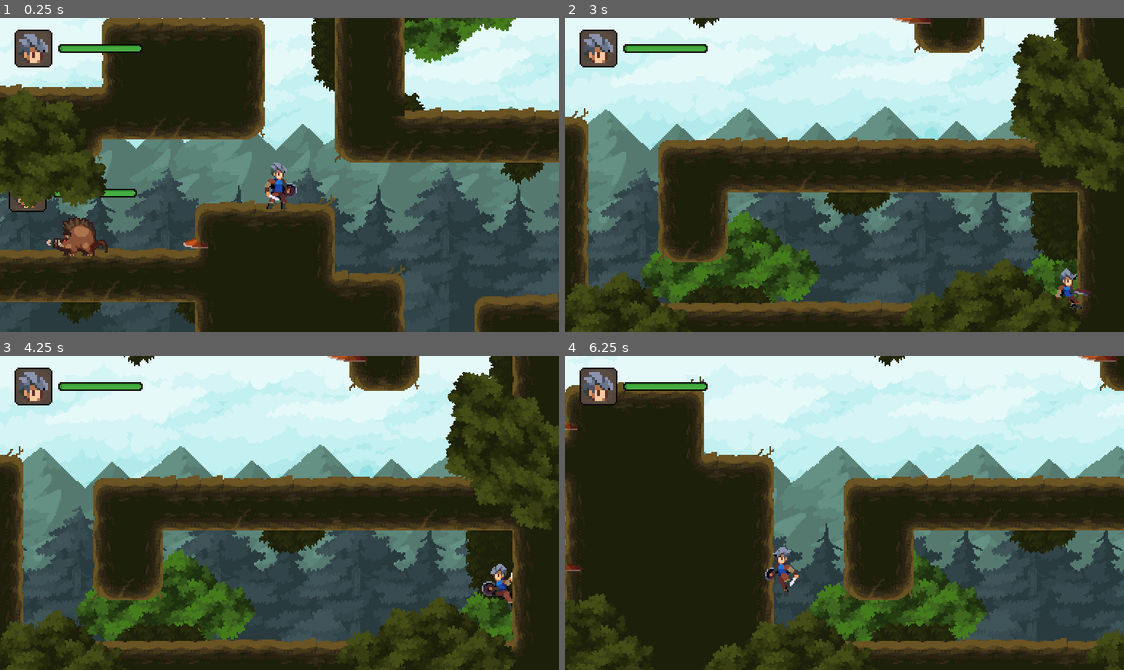
Above: before the commit, frames 1-4 (two rows, left to right).
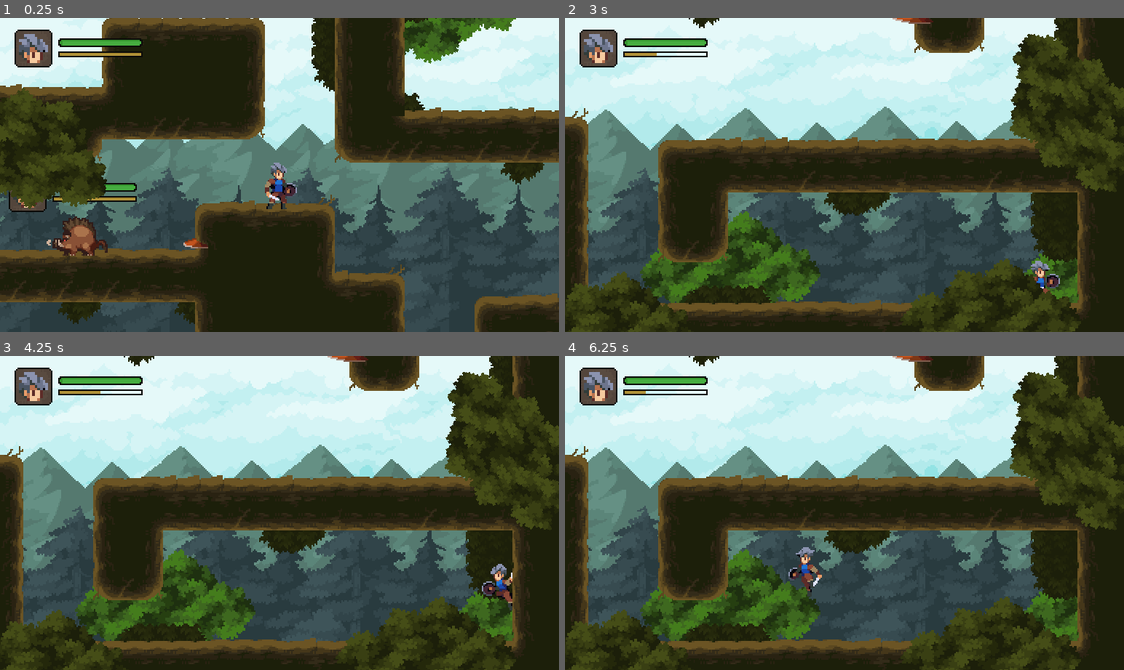
Above: after the commit, the same moments.

Repository: ukagaka/rpg-adventure
Game: Godot game, scene res://world.tscn
Same seed, same stepped clock (60 frames per second), same inputs: the game is played once before the commit and once after it.
Inputs:
- Up to frame 1 (0.25 s): no input
- Up to frame 2 (3 s): hold Z (slide) 0.53-1.28 s; hold Right (move_right) 0.53-2.03 s; tap Space (jump) at 0.77, 1.52 s; tap A (attack) at 1.35 s; tap Z (slide) at 1.55, 2.85 s; hold Left (move_left) 2.03-2.78 s; hold Z (slide) 2.03-2.78 s; hold Right (move_right) from 2.78 s (still down)
- Up to frame 3 (4.25 s): keep holding Right (move_right); tap Space (jump) at 3.02, 3.77 s; hold A (attack) from 3.53 s (still down); tap Z (slide) at 3.8 s
- Up to frame 4 (6.25 s): release Right (move_right) at 4.28 s; release A (attack) at 4.28 s; hold Left (move_left) 4.28-5.03 s; tap Z (slide) at 4.35, 6.05 s; tap Space (jump) at 4.52, 6.02 s; hold Right (move_right) 5.03-5.78 s; hold Z (slide) 5.03-5.78 s; hold Left (move_left) from 5.78 s (still down); tap A (attack) at 5.85 s

The runs differ from the first frame. In frame 1, 1.2% of the frame differs, in the area x 9-26%, y 6-59%; in frame 2, 1.3%; in frame 3, 0.8%; in frame 4, 58%, in the area x 0-100%, y 0-100%.

Commit message:
14:交互-体力条功能

Diff:
--- a/classes/Stats.gd
+++ b/classes/Stats.gd
@@ -3,8 +3,12 @@
 class_name Stats
 
 signal health_changed
+signal energy_changed
 
 @export var max_health:int = 3
+@export var max_energy: float = 10
+@export var energy_regen: float = 0.8
+
 @onready var health: int = max_health:
 	set(v):
 		v = clampi(v, 0, max_health)
@@ -12,3 +16,14 @@
 			return
 		health = v
 		health_changed.emit()
+
+@onready var energy: float = max_energy:
+	set(v):
+		v = clampf(v, 0, max_energy)
+		if energy == v:
+			return
+		energy = v
+		energy_changed.emit()
+
+func _process(delta: float) -> void:
+	energy += energy_regen * delta
--- a/player.gd
+++ b/player.gd
@@ -34,6 +34,7 @@
 const KNOCKBACK_AMOUNT := 512.0
 const SLIDING_DURATION := 0.3
 const SLIDING_SPEED := 256.0
+const SLIDING_ENERGY := 4.0
 const LANDING_HEIGHT := 100.0
 
 var default_gravity := ProjectSettings.get("physics/2d/default_gravity") as float
@@ -153,6 +154,8 @@
 
 func should_slide() -> bool:
 	if slide_request_timer.is_stopped():
+		return false
+	if stats.energy < SLIDING_ENERGY:
 		return false
 	return not foot_checker.is_colliding()
 
@@ -317,6 +320,7 @@
 		State.SLIDING_START:
 			animation_player.play("sliding_start")
 			slide_request_timer.stop()
+			stats.energy -= SLIDING_ENERGY
 		State.SLIDING_LOOP:
 			animation_player.play("sliding_loop")
 		State.SLIDING_END:
--- a/ui/status_panel.gd
+++ b/ui/status_panel.gd
@@ -2,16 +2,25 @@
 
 @export var stats: Stats
 
-@onready var health_bar: TextureProgressBar = $HealthBar
-@onready var eased_health_bar: TextureProgressBar = $HealthBar/EasedHealthBar
+@onready var health_bar: TextureProgressBar = $VBoxContainer/HealthBar
+@onready var eased_health_bar: TextureProgressBar = $VBoxContainer/HealthBar/EasedHealthBar
+@onready var energy_bar: TextureProgressBar = $VBoxContainer/EnergyBar
+
 
 
 func _ready() -> void:
 	stats.health_changed.connect(update_health)
 	update_health()
 
+	stats.energy_changed.connect(update_energy)
+	update_energy()
+
 func update_health() -> void:
 	var percentage := stats.health / float(stats.max_health)
 	health_bar.value = percentage
 
 	create_tween().tween_property(eased_health_bar, "value", percentage, 0.3)
+
+func update_energy() -> void:
+	var percentage := stats.energy / stats.max_energy
+	energy_bar.value = percentage
--- a/ui/status_panel.tscn
+++ b/ui/status_panel.tscn
@@ -28,6 +28,14 @@
 atlas = ExtResource("1_y7fql")
 region = Rect2(308, 86, 56, 4)
 
+[sub_resource type="AtlasTexture" id="AtlasTexture_vjd1s"]
+atlas = ExtResource("1_y7fql")
+region = Rect2(307, 6, 58, 4)
+
+[sub_resource type="AtlasTexture" id="AtlasTexture_dvjxb"]
+atlas = ExtResource("1_y7fql")
+region = Rect2(308, 135, 56, 2)
+
 [node name="StatusPanel" type="HBoxContainer"]
 script = ExtResource("1_rkclk")
 
@@ -40,7 +48,12 @@
 layout_mode = 2
 texture = SubResource("AtlasTexture_ra47i")
 
-[node name="HealthBar" type="TextureProgressBar" parent="."]
+[node name="VBoxContainer" type="VBoxContainer" parent="."]
+layout_mode = 2
+theme_override_constants/separation = 3
+alignment = 1
+
+[node name="HealthBar" type="TextureProgressBar" parent="VBoxContainer"]
 layout_mode = 2
 size_flags_vertical = 4
 max_value = 1.0
@@ -50,7 +63,7 @@
 texture_progress = SubResource("AtlasTexture_iortt")
 texture_progress_offset = Vector2(1, 1)
 
-[node name="EasedHealthBar" type="TextureProgressBar" parent="HealthBar"]
+[node name="EasedHealthBar" type="TextureProgressBar" parent="VBoxContainer/HealthBar"]
 show_behind_parent = true
 layout_mode = 1
 anchors_preset = 15
@@ -64,3 +77,12 @@
 value = 1.0
 texture_progress = SubResource("AtlasTexture_1rky8")
 texture_progress_offset = Vector2(1, 1)
+
+[node name="EnergyBar" type="TextureProgressBar" parent="VBoxContainer"]
+layout_mode = 2
+max_value = 1.0
+step = 2.08165e-12
+value = 1.0
+texture_over = SubResource("AtlasTexture_vjd1s")
+texture_progress = SubResource("AtlasTexture_dvjxb")
+texture_progress_offset = Vector2(1, 1)
Not shown: 1 places in ui/status_panel.tscn that only renumber resources
